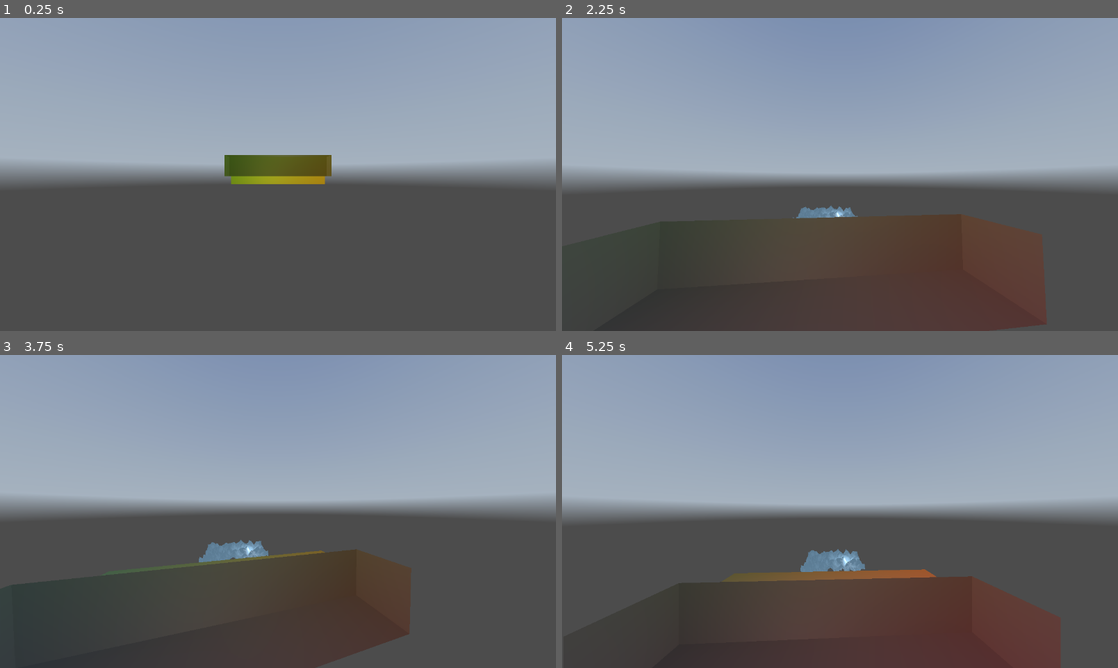
Above: before the commit, frames 1-4 (two rows, left to right).
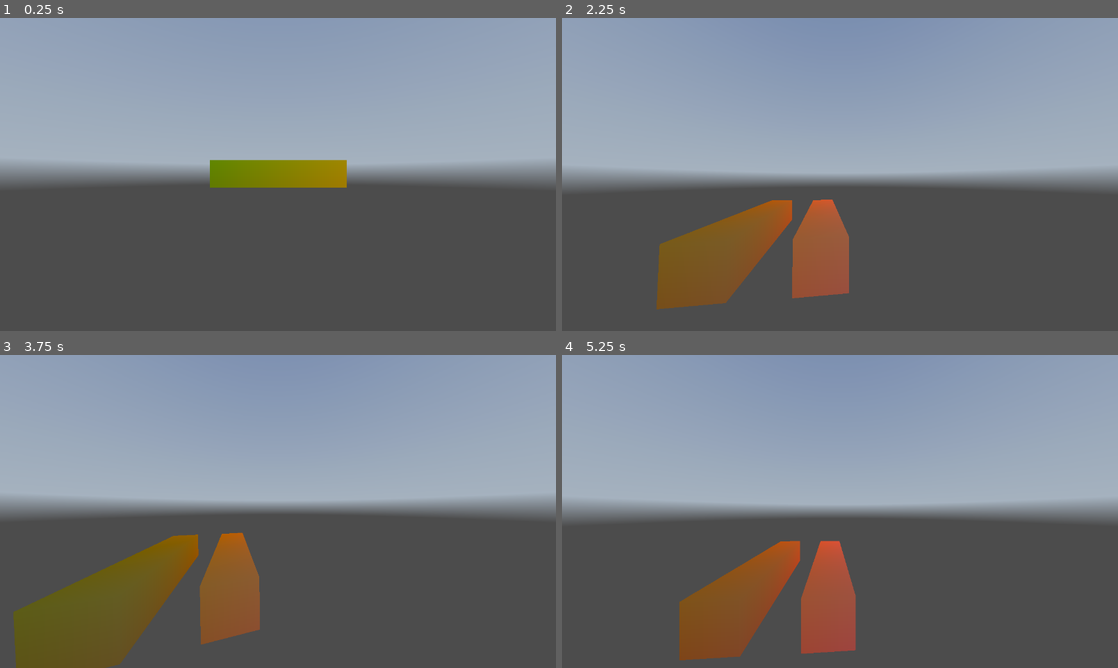
Above: after the commit, the same moments.

Repository: alvaro23LP/visualizador-volumenes
Game: Godot game, scene res://main.tscn
The game is run twice, just before and just after one commit, with the same random seed, the same clock (stepped at 60 frames per second) and the same inputs. A sky picture missing from this copy of the repository is replaced by a grey-blue gradient.
Inputs (mouse positions are in pixels of both pictures, inside the frame that each line leads up to):
- Up to frame 1 (0.25 s): no input
- Up to frame 2 (2.25 s): tap Enter at 0.5, 2 s; move the mouse to (867, 174) at 0.52 s; hold 1 (toggle_camera) 0.53-1.28 s; hold Up (ui_up) from 0.53 s (still down); tap Space (move_up) at 1.25 s; move the mouse to (812, 174) at 1.27 s; tap 1 (toggle_camera) at 1.35 s; move the mouse to (851, 168) at 2.02 s; hold 1 (toggle_camera) from 2.03 s (still down)
- Up to frame 3 (3.75 s): keep holding Up (ui_up); tap Space (move_up) at 2.75 s; move the mouse to (272, 517) at 2.77 s; release 1 (toggle_camera) at 2.78 s; tap 1 (toggle_camera) at 2.85 s; tap Enter at 3.5 s; move the mouse to (316, 514) at 3.52 s; hold 1 (toggle_camera) from 3.53 s (still down)
- Up to frame 4 (5.25 s): keep holding Up (ui_up); tap Space (move_up) at 4.25 s; move the mouse to (795, 508) at 4.27 s; release 1 (toggle_camera) at 4.28 s; tap 1 (toggle_camera) at 4.35 s; move the mouse to (845, 511) at 5.02 s; hold 1 (toggle_camera) from 5.03 s (still down)

The runs differ from the first frame. In frame 1, 2.3% of the frame differs, in the area x 37-63%, y 43-55%; in frame 2, 14%; in frame 3, 18%, in the area x 2-74%, y 56-100%; in frame 4, 16%.

Commit message:
Texture_Catcher desechado, composicion de materiales mediante next pass en caras internas

Diff:
--- a/fragmentShader1.gdshader
+++ b/fragmentShader1.gdshader
@@ -1,5 +1,5 @@
 shader_type spatial;
-//render_mode unshaded;
+render_mode unshaded;
 render_mode cull_back;
 
 void fragment() {
--- a/fragmentShader2.gdshader
+++ b/fragmentShader2.gdshader
@@ -1,12 +1,19 @@
 shader_type spatial;
-//render_mode unshaded;
+render_mode unshaded;
 render_mode cull_front;
-uniform sampler2D backface_texture;
+uniform sampler2D prev_pass;
+uniform sampler2D screen_texture : hint_screen_texture, repeat_disable, filter_nearest;
 
+
+//void fragment() {
+  //vec4 currentColor = textureLod(screen_texture, SCREEN_UV, 0.0);
+  //ALBEDO = currentColor.rgb * vec3(10.0, 0.0, 0.0);
+  //ALPHA = 1.;
+//}
 void fragment() {
+	vec4 currentColor = textureLod(screen_texture, SCREEN_UV, 0.0);
 	vec2 uv = SCREEN_UV;
-    vec3 sampled_rgb = texture(backface_texture, uv).rgb;
-
+    vec3 sampled_rgb = texture(prev_pass, uv).rgb;
 
 	// Obtener la posición del vértice en espacio de cámara
     vec3 camera_pos = (VIEW_MATRIX * MODEL_MATRIX * vec4(VERTEX, 1.0)).xyz;
@@ -17,10 +24,10 @@
 
 	// Normalizar al rango 0–1 para meterlo en RGB
 	vec3 normalized = (camera_pos - min_bound) / (max_bound - min_bound);
-	vec3 normalized2 = (sampled_rgb - min_bound) / (sampled_rgb - min_bound);
+	vec3 normalized2 = (sampled_rgb - min_bound) / (max_bound - min_bound);
 
 	// Guardar las coordenadas en el color
 	//ALBEDO = (sampled_rgb- normalized);
-	ALBEDO = normalized * vec3(0.5);
-	//ALBEDO = vec3(1.0);
+	//ALBEDO = currentColor.rgb;
+	ALBEDO = normalized-currentColor.rgb;
 }
--- a/icon.gd
+++ /dev/null
@@ -1,42 +0,0 @@
-extends Sprite2D
-
-const VELOCIDAD = 5
-
-# Called when the node enters the scene tree for the first time.
-func _ready() -> void:
-	position.x = get_viewport().size.x/2
-	position.y = get_viewport().size.y/2
-	print(get_viewport().size)
-
-# Called every frame. 'delta' is the elapsed time since the previous frame.
-func _process(delta: float) -> void:
-	#position.x += VELOCIDAD
-	#position.y += VELOCIDAD
-
-	#if position.x >= 1152 || position.y >= 648:
-		#queue_free()
-	if Input.is_action_pressed("ui_up") and position.y > 50:
-		position.y -= VELOCIDAD
-	elif Input.is_action_pressed("ui_down") and position.y < get_viewport().size.y - 50:
-		position.y += VELOCIDAD
-	elif Input.is_action_pressed("ui_left") and position.x > 50:
-		position.x -= VELOCIDAD
-	elif Input.is_action_pressed("ui_right") and position.x < get_viewport().size.x - 50:
-		position.x += VELOCIDAD
-
-	_on_viewport_size_changed()
-
-
-# Mantener el personaje dentro de los límites cuando cambia el tamaño del viewport
-func _on_viewport_size_changed():
-	var viewport_size = get_viewport().size
-
-	if position.x > viewport_size.x - 50:
-		position.x = viewport_size.x - 100
-	elif position.x < 50:
-		position.x = 50
-
-	if position.y > viewport_size.y - 50:
-		position.y = viewport_size.y - 100
-	elif position.y < 50:
-		position.y = 50
--- a/main.gd
+++ b/main.gd
@@ -2,17 +2,15 @@
 
 @onready var cam_orbital := $OrbitalCamera/Camera3D
 @onready var cam_fp := $FirstPerson/Camera3D
-
+@onready var mesh_final := $cull_front
+@onready var texture := ($textureCatcher/SubViewport as SubViewport).get_texture()
 
 func _ready():
-
-
-	#var mat = mesh_final.get_active_material(0)
+	var mat = mesh_final.get_active_material(0)
 	#print(mat)
-	#if mat and mat is ShaderMaterial:
-		#var texture = viewport.get_texture()
-		#mat.set_shader_parameter("prev_pass", texture)
-		#mat.set_shader_parameter("screen_size", texture.get_size())
+	if mat and mat is ShaderMaterial:
+		mat.set_shader_parameter("prev_pass", texture)
+		mat.set_shader_parameter("screen_size", texture.get_size())
 	#else:
 		#push_error("El material no es un ShaderMaterial en mesh_final.")
 	cam_fp.current = false
--- a/main.tscn
+++ b/main.tscn
@@ -7,7 +7,7 @@
 [ext_resource type="Shader" path="res://fragmentShader1.gdshader" id="5_3kcsp"]
 [ext_resource type="Shader" path="res://shader1.gdshader" id="5_ns2tm"]
 [ext_resource type="Shader" path="res://fragmentShader2.gdshader" id="7_mwebq"]
-[ext_resource type="PackedScene" uid="uid://dd6edmr60sq1q" path="res://texture_catcher.tscn" id="8_klj8i"]
+[ext_resource type="Script" path="res://texture_catcher.gd" id="8_53fy6"]
 
 [sub_resource type="PanoramaSkyMaterial" id="PanoramaSkyMaterial_bbb1s"]
 panorama = ExtResource("2_6nxq5")
@@ -47,8 +47,13 @@
 
 [sub_resource type="BoxShape3D" id="BoxShape3D_nkp7i"]
 
+[sub_resource type="ShaderMaterial" id="ShaderMaterial_jn33w"]
+render_priority = 0
+shader = ExtResource("5_3kcsp")
+
 [sub_resource type="ShaderMaterial" id="ShaderMaterial_gf7gt"]
 render_priority = 0
+next_pass = SubResource("ShaderMaterial_jn33w")
 shader = ExtResource("7_mwebq")
 
 [sub_resource type="BoxMesh" id="BoxMesh_2fuyy"]
@@ -62,7 +67,6 @@
 [sub_resource type="BoxMesh" id="BoxMesh_k3ywd"]
 material = SubResource("ShaderMaterial_ja4vh")
 size = Vector3(5, 1, 1)
-subdivide_depth = 5
 
 [node name="Node3D" type="Node3D"]
 transform = Transform3D(1, 0, 0, 0, 1, 0, 0, 0, 1, 0.0059588, 1.19209e-07, 0.00141454)
@@ -72,40 +76,58 @@
 environment = SubResource("Environment_so7h2")
 
 [node name="OrbitalCamera" type="Node3D" parent="."]
+visible = false
 script = ExtResource("2_4j55b")
 
 [node name="Camera3D" type="Camera3D" parent="OrbitalCamera"]
+visible = false
 
 [node name="OmniLight3D" type="OmniLight3D" parent="."]
 transform = Transform3D(1, 0, 0, 0, 1, 0, 0, 0, 1, 0.0644176, 2.33767, 0.603406)
 
 [node name="firstShader" type="MeshInstance3D" parent="."]
 transform = Transform3D(1, 0, 0, 0, 1, 0, 0, 0, 1, 0, 0, -3.47676)
+visible = false
 mesh = SubResource("PlaneMesh_bhi5j")
 
 [node name="OmniLight3D2" type="OmniLight3D" parent="."]
 transform = Transform3D(1, 0, 0, 0, 1, 0, 0, 0, 1, 0.522067, 0.353244, -3.45091)
 
 [node name="FirstPerson" type="CharacterBody3D" parent="."]
-transform = Transform3D(1, 0, 0, 0, 1, 0, 0, 0, 1, 0, 0.273078, 1.95373)
+transform = Transform3D(0.0170511, 0, 0.999855, 0, 1, 0, -0.999855, 0, 0.0170511, 5.13332, 0.273078, -0.0345898)
 script = ExtResource("3_y7tog")
 
 [node name="Camera3D" type="Camera3D" parent="FirstPerson"]
-visible = false
 fov = 95.0
 
 [node name="CollisionShape3D" type="CollisionShape3D" parent="FirstPerson"]
-visible = false
 shape = SubResource("BoxShape3D_nkp7i")
 
 [node name="cull_front" type="MeshInstance3D" parent="."]
-transform = Transform3D(1, 0, 0, 0, 1, 0, 0, 0, 1, -0.0059588, 0.409267, -0.00141454)
 mesh = SubResource("BoxMesh_2fuyy")
 
 [node name="cull_back" type="MeshInstance3D" parent="."]
-transform = Transform3D(1, 0, 0, 0, 1, 0, 0, 0, 1, -0.0059588, -1.19209e-07, -1.32234)
+transform = Transform3D(1, 0, 0, 0, 1, 0, 0, 0, 1, 0, 0.02, 2.05847)
 mesh = SubResource("BoxMesh_k3ywd")
 
-[node name="textureCatcher" parent="." node_paths=PackedStringArray("mesh_to_snap") instance=ExtResource("8_klj8i")]
+[node name="textureCatcher" type="Node3D" parent="." node_paths=PackedStringArray("mesh_to_snap")]
 transform = Transform3D(1, 0, 0, 0, 1, 0, 0, 0, 1, 1.82675, -0.0203072, 5.52216)
+script = ExtResource("8_53fy6")
 mesh_to_snap = NodePath("../cull_back")
+snap_name = "PRUEBA"
+
+[node name="SubViewport" type="SubViewport" parent="textureCatcher"]
+transparent_bg = true
+size = Vector2i(1280, 720)
+render_target_update_mode = 4
+
+[node name="Node3D" type="Node3D" parent="textureCatcher/SubViewport"]
+
+[node name="MeshInstance3D" type="MeshInstance3D" parent="textureCatcher/SubViewport/Node3D"]
+transform = Transform3D(1, 0, 0, 0, 1, 0, 0, 0, 1, 0.0422192, 0.0286678, -0.0696564)
+
+[node name="OmniLight3D" type="OmniLight3D" parent="textureCatcher/SubViewport/Node3D"]
+transform = Transform3D(1, 0, 0, 0, 1, 0, 0, 0, 1, -0.590838, -0.248295, 0.93521)
+
+[node name="Camera3D" type="Camera3D" parent="textureCatcher/SubViewport/Node3D"]
+visible = false
--- a/texture_catcher.gd
+++ b/texture_catcher.gd
@@ -1,16 +1,29 @@
 extends Node3D
-
-
 
 @export var mesh_to_snap: MeshInstance3D
 @export var snap_name: String
 
+@onready var sub_camera := $SubViewport/Node3D/Camera3D
+var main_camera_path = "../FirstPerson/Camera3D"
+var main_camera : Camera3D = null
+
 func _ready():
 	var sub_viewport = $SubViewport
 	var mesh = $SubViewport/Node3D/MeshInstance3D
+
+	if has_node(main_camera_path):
+		main_camera = get_node(main_camera_path)
+	else:
+		push_warning("No se encontró la cámara principal.")
 
 	mesh.mesh = mesh_to_snap
 	await  get_tree().create_timer(0.5).timeout
 	var img = sub_viewport.get_viewport().get_texture().get_image()
 	var image_path = "images/%s.png" % snap_name
 	img.save_png(image_path)
+
+func _process(_delta):
+	if main_camera and sub_camera:
+		sub_camera.global_transform = main_camera.global_transform
+		#print(sub_camera.global_position)
+		#print("main: %s" % main_camera.global_position)
--- a/texture_catcher.tscn
+++ b/texture_catcher.tscn
@@ -25,8 +25,7 @@
 [node name="MeshInstance3D" type="MeshInstance3D" parent="SubViewport/Node3D"]
 transform = Transform3D(1, 0, 0, 0, 1, 0, 0, 0, 1, 0.0422192, 0.0286678, -0.0696564)
 
-[node name="Camera3D" type="Camera3D" parent="SubViewport/Node3D"]
-transform = Transform3D(0.99916, 0, -0.0409688, 0, 1, 0, 0.0409688, 0, 0.99916, 1.39671, 1.03008, 6.38313)
-
 [node name="OmniLight3D" type="OmniLight3D" parent="SubViewport/Node3D"]
 transform = Transform3D(1, 0, 0, 0, 1, 0, 0, 0, 1, -0.590838, -0.248295, 0.93521)
+
+[node name="Camera3D" type="Camera3D" parent="SubViewport/Node3D"]
Binary file added: images/PRUEBA.png
Not shown, changed: images/PRUEBA.png.import
Binary file removed: images/cull_back.png
Not shown: 1 places in main.tscn that only renumber resources
